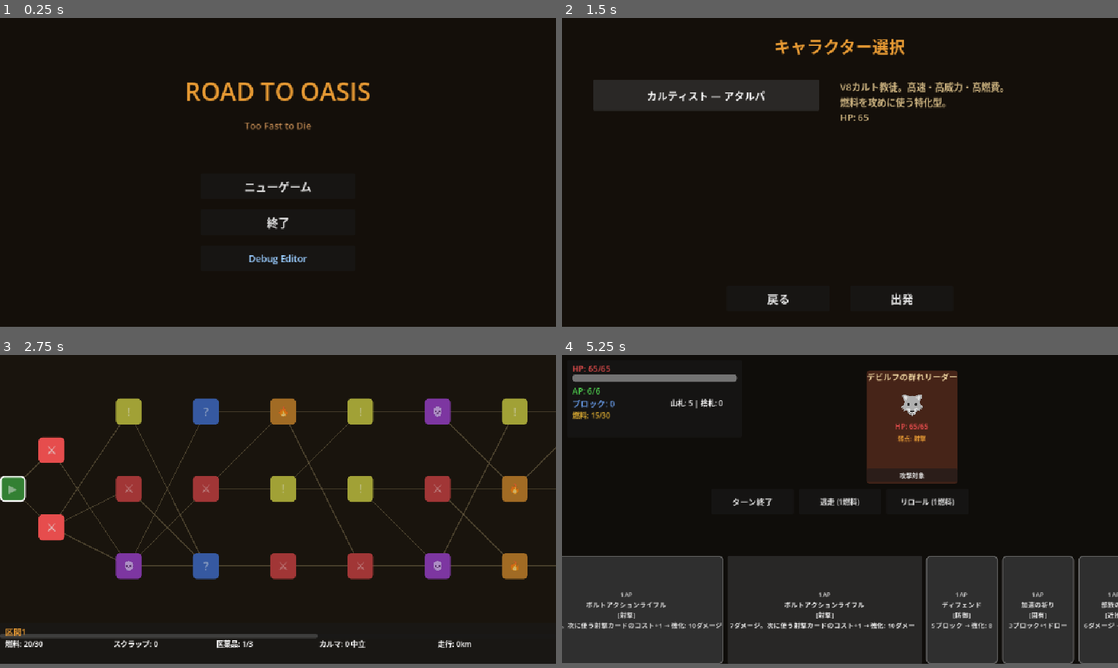
Above: before the commit, frames 1-4 (two rows, left to right).
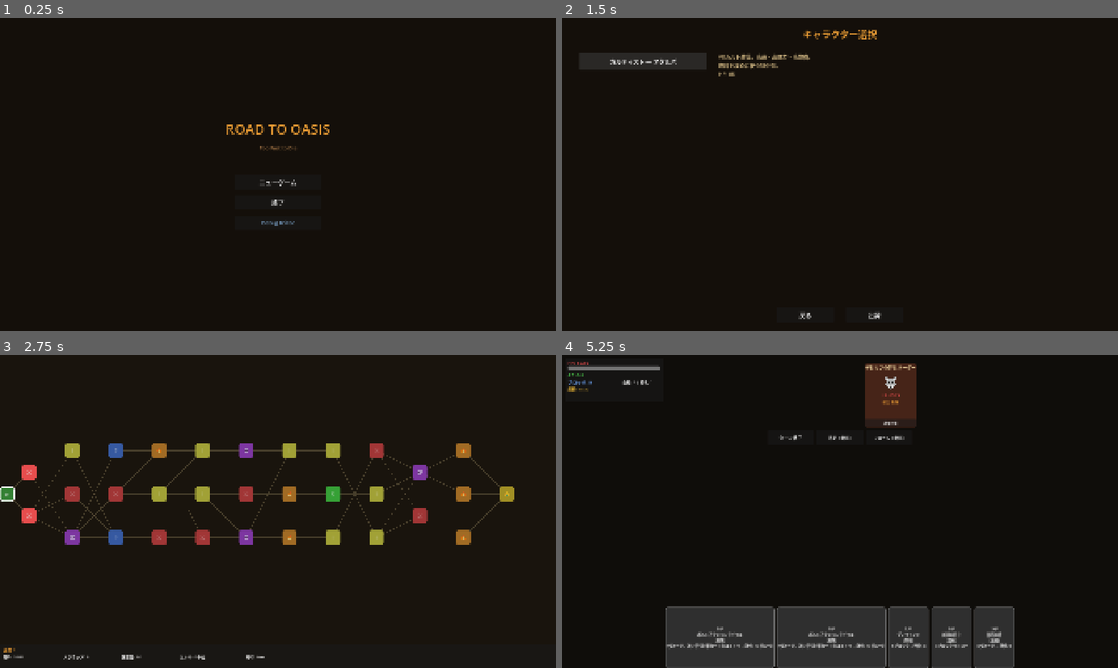
Above: after the commit, the same moments.

Repository: sashimihoutyou/too-fast-to-die
Game: Godot game, scene res://scenes/main/title_screen.tscn
The game is run twice, just before and just after one commit, with the same random seed, the same clock (stepped at 60 frames per second) and the same inputs.
Inputs:
- Up to frame 1 (0.25 s): no input
- Up to frame 2 (1.5 s): click "ニューゲーム" at 0.5 s; click "カルティスト — アタルパ" at 1.25 s
- Up to frame 3 (2.75 s): click "出発" at 2 s
- Up to frame 4 (5.25 s): click "⚔" at 2.75 s; click "攻撃対象" at 3.5 s; click "逃走 (1燃料)" at 4.25 s; click "💀" at 5 s
In our replay, the window is 800x444 before the commit and 800x450 after it. These sizes can differ from the game's own. Grey fills any space a smaller window leaves; there, only what the larger window draws over its background counts as a difference.

The runs differ from the first frame. In frame 1, 1.9% of the frame differs, in the area x 33-67%, y 20-79%; in frame 2, 7.5%; in frame 3, 15%; in frame 4, 33%, in the area x 0-100%, y 2-100%.

Commit message:
ビューポートを1920x1080に拡大し、各画面のレイアウトを追従させる (Phase 0)
- project.godot: viewport_width/height を 1080x600 → 1920x1080 に変更
- combat_screen.tscn: EnemyArea の offset_right 固定値をアンカーベースに変更
- map_screen.tscn: MapScroll をアンカーベースに変更、MapContainer の最小サイズを拡大
- map_generator.gd / map_screen.gd: マップノードの Y 中心を 260 → 480 に調整
- character_select.tscn: DescriptionLabel をアンカーベースに変更、CharacterList 高さ拡大

Co-Authored-By: Claude Opus 4.6 <noreply@anthropic.com>
Claude-Session: https://claude.ai/code/session_01HSqnmGpNSv4NWEHKALAhHJ

Diff:
--- a/project.godot
+++ b/project.godot
@@ -31,8 +31,8 @@
 
 [display]
 
-window/size/viewport_width=1080
-window/size/viewport_height=600
+window/size/viewport_width=1920
+window/size/viewport_height=1080
 window/stretch/mode="canvas_items"
 
 [physics]
--- a/scenes/combat/combat_screen.tscn
+++ b/scenes/combat/combat_screen.tscn
@@ -88,9 +88,10 @@
 
 [node name="EnemyArea" type="HBoxContainer" parent="."]
 layout_mode = 1
-offset_left = 300.0
+anchor_right = 1.0
+offset_left = 370.0
 offset_top = 30.0
-offset_right = 1060.0
+offset_right = -20.0
 offset_bottom = 250.0
 alignment = 1
 theme_override_constants/separation = 15
--- a/scenes/main/character_select.tscn
+++ b/scenes/main/character_select.tscn
@@ -40,15 +40,16 @@
 offset_left = 60.0
 offset_top = 120.0
 offset_right = 500.0
-offset_bottom = 500.0
+offset_bottom = 900.0
 theme_override_constants/separation = 10
 
 [node name="DescriptionLabel" type="Label" parent="."]
 layout_mode = 1
+anchor_right = 1.0
 offset_left = 540.0
 offset_top = 120.0
-offset_right = 1020.0
-offset_bottom = 400.0
+offset_right = -60.0
+offset_bottom = 800.0
 theme_override_colors/font_color = Color(0.8, 0.7, 0.5, 1)
 theme_override_font_sizes/font_size = 18
 text = "キャラクターを選択してください"
--- a/scenes/map/map_screen.gd
+++ b/scenes/map/map_screen.gd
@@ -222,7 +222,7 @@
 	add_child(panel)
 
 func _draw_start_node() -> void:
-	var start_pos := Vector2(25, 260)
+	var start_pos := Vector2(25, 480)
 	var btn := Button.new()
 	btn.text = "▶"
 	btn.tooltip_text = "スタート"
--- a/scenes/map/map_screen.tscn
+++ b/scenes/map/map_screen.tscn
@@ -22,14 +22,15 @@
 
 [node name="MapScroll" type="ScrollContainer" parent="."]
 layout_mode = 1
-offset_left = 0.0
-offset_top = 0.0
-offset_right = 1080.0
-offset_bottom = 550.0
+anchor_right = 1.0
+anchor_bottom = 1.0
+offset_bottom = -80.0
+grow_horizontal = 2
+grow_vertical = 2
 
 [node name="MapContainer" type="Control" parent="MapScroll"]
 layout_mode = 2
-custom_minimum_size = Vector2(1900, 520)
+custom_minimum_size = Vector2(1900, 960)
 
 [node name="HUD" type="Panel" parent="."]
 layout_mode = 1
--- a/scripts/map/map_generator.gd
+++ b/scripts/map/map_generator.gd
@@ -94,7 +94,7 @@
 		var count := row_nodes.size()
 		var idx := row_nodes.find(node)
 		var y_offset := (float(idx) - float(count - 1) / 2.0) * y_spacing
-		node["position"] = Vector2(100.0 + node["row"] * x_spacing, 260.0 + y_offset)
+		node["position"] = Vector2(100.0 + node["row"] * x_spacing, 480.0 + y_offset)
 
 static func _get_nodes_at_row(nodes: Array[Dictionary], row: int) -> Array[Dictionary]:
 	var result: Array[Dictionary] = []
